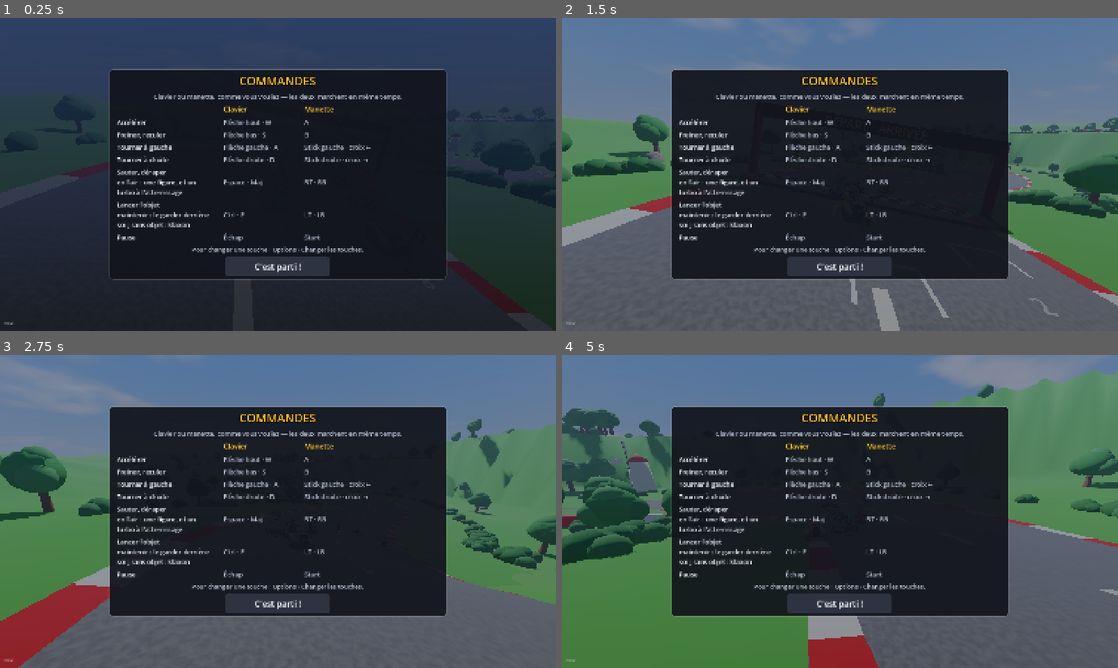
Above: before the commit, frames 1-4 (two rows, left to right).
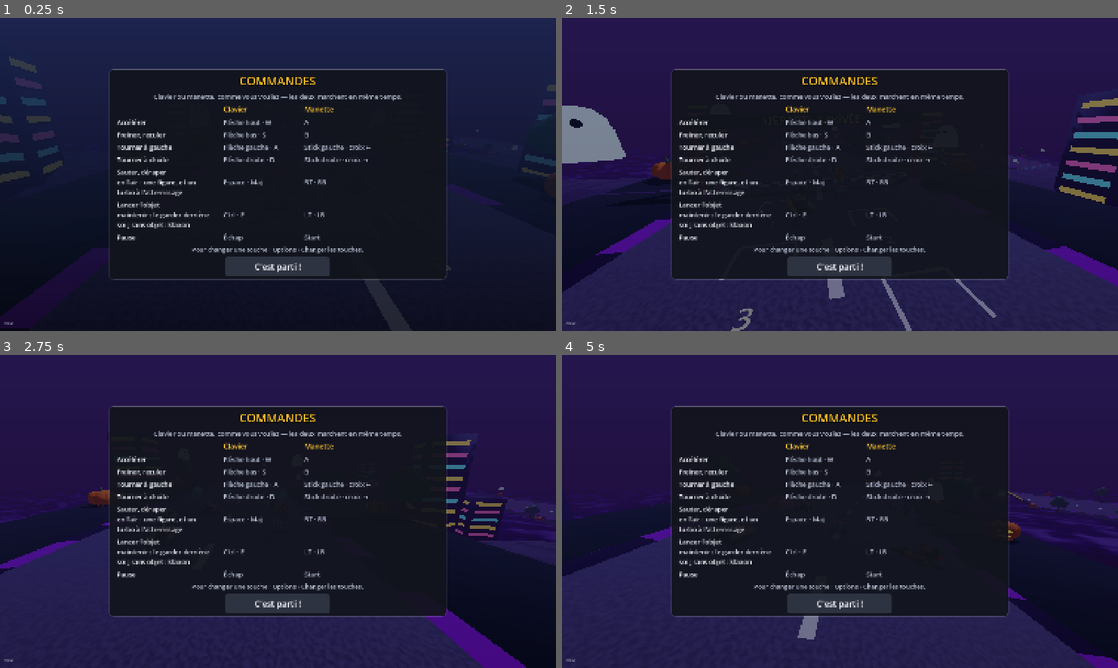
Above: after the commit, the same moments.

Repository: Ajustor/superKart
Game: Godot game, scene res://scenes/ui/main_menu.tscn
The game is run twice, just before and just after one commit, with the same random seed, the same clock (stepped at 60 frames per second) and the same inputs.
Inputs (mouse positions are in pixels of both pictures, inside the frame that each line leads up to):
- Up to frame 1 (0.25 s): no input
- Up to frame 2 (1.5 s): tap Enter at 0.5 s; move the mouse to (962, 158) at 0.52 s; hold Right (steer_right) 0.53-1.25 s; hold Space (drift) 0.53-1.25 s; click (962, 158) at 0.67 s; drag from (728, 190) to (812, 237) at 1.27 s
- Up to frame 3 (2.75 s): move the mouse to (333, 442) at 2.02 s; hold Right (steer_right) from 2.03 s (still down); hold Ctrl (use_item) from 2.03 s (still down)
- Up to frame 4 (5 s): release Right (steer_right) at 2.75 s; release Ctrl (use_item) at 2.75 s; drag from (812, 574) to (673, 464) at 2.77 s; move the mouse to (1006, 558) at 3.52 s; hold Left (steer_left) 3.53-4.25 s; tap Alt at 3.6 s; drag from (673, 464) to (756, 433) at 4.27 s

The runs differ from the first frame. In frame 1, 35% of the frame differs, in the area x 0-100%, y 0-100%; in frame 2, 59%; in frame 3, 60%; in frame 4, 60%.

Commit message:
Menu : la course de fond évite les circuits à portails
Chaque portail fait tourner une seconde caméra, en plus du menu : c'est la
piste la plus probable des plantages sur téléphone pendant qu'on choisit sa
course. La fiche d'un circuit dit maintenant s'il a des portails
(TrackInfo.portails), et la course de fond ne tire que parmi les autres. Un
essai vérifie que chaque fiche dit vrai.

Co-Authored-By: Claude Opus 5.5 <noreply@anthropic.com>
Claude-Session: https://claude.ai/code/session_01SoAtoqYHHpSBPNWk4dVZV2

Diff:
--- a/resources/tracks/escalier_info.tres
+++ b/resources/tracks/escalier_info.tres
@@ -9,3 +9,4 @@
 description = "Un jardin à la française, un portail, et l'on entre dans un rêve : une route qui monte en spirale autour …(224 unchanged characters)…
 chemin_scene = "res://scenes/tracks/escalier.tscn"
 tours = 2
+portails = true
--- a/resources/tracks/etoiles_info.tres
+++ b/resources/tracks/etoiles_info.tres
@@ -9,3 +9,4 @@
 description = "Une course d'une traite, de planète en planète. On quitte la base de lancement, on traverse un portail v …(215 unchanged characters)…
 chemin_scene = "res://scenes/tracks/etoiles.tscn"
 tours = 1
+portails = true
--- a/resources/tracks/labo_info.tres
+++ b/resources/tracks/labo_info.tres
@@ -9,3 +9,4 @@
 description = "Un laboratoire blanc et ses salles d'essai. Un portail bleu ouvre sur l'étage des épreuves : tapis roula …(189 unchanged characters)…
 chemin_scene = "res://scenes/tracks/labo.tscn"
 tours = 3
+portails = true
--- a/resources/tracks/lune_carnaval_info.tres
+++ b/resources/tracks/lune_carnaval_info.tres
@@ -9,3 +9,4 @@
 description = "Une course d'un seul tenant, sous une lune grimaçante qui tombe sur la ville. Le bourg de l'horloge et s …(206 unchanged characters)…
 chemin_scene = "res://scenes/tracks/lune_carnaval.tscn"
 tours = 1
+portails = true
--- a/resources/tracks/saisons_info.tres
+++ b/resources/tracks/saisons_info.tres
@@ -9,3 +9,4 @@
 description = "Un jardin où chaque portail change la saison : la prairie fleurie du printemps, une plage d'été et ses parasols, une colline rousse d'automne, puis la longue descente enneigée de l'hiver et son lac gelé. À travers chaque portail, la saison suivante attend déjà."
 chemin_scene = "res://scenes/tracks/saisons.tscn"
 tours = 3
+portails = true
--- a/resources/tracks/saut_temporel_info.tres
+++ b/resources/tracks/saut_temporel_info.tres
@@ -9,3 +9,4 @@
 description = "Trois époques en un tour : la grand-place d'une petite ville des années cinquante, où la foudre guette l …(225 unchanged characters)…
 chemin_scene = "res://scenes/tracks/saut_temporel.tscn"
 tours = 3
+portails = true
--- a/resources/tracks/terres_cubiques_info.tres
+++ b/resources/tracks/terres_cubiques_info.tres
@@ -9,3 +9,4 @@
 description = "Un monde fait de cubes. On quitte la prairie par un portail d'obsidienne qui reste ouvert, vers le monde …(259 unchanged characters)…
 chemin_scene = "res://scenes/tracks/terres_cubiques.tscn"
 tours = 2
+portails = true
--- a/scripts/race/track_info.gd
+++ b/scripts/race/track_info.gd
@@ -24,3 +24,7 @@
 			return null
 		return load(chemin_scene) as PackedScene
 @export_range(1, 9) var tours: int = 3
+## Le circuit a des portails (TrackPortail). La course derrière le menu les
+## évite : une seconde caméra par portail, c'est trop pour un téléphone qui
+## fait déjà tourner le menu.
+@export var portails: bool = false
--- a/scripts/ui/course_de_fond.gd
+++ b/scripts/ui/course_de_fond.gd
@@ -46,11 +46,23 @@
 	add_child(course)
 
 
+## Les circuits que la course de fond peut prendre : pas ceux à portails. Ils
+## font tourner une seconde caméra par portail en plus du menu, et le jeu
+## plantait sur téléphone pendant qu'on choisissait sa course.
+static func pistes_possibles() -> Array[TrackInfo]:
+	var liste: Array[TrackInfo] = []
+	for piste in TrackCatalog.PISTES:
+		if not piste.portails:
+			liste.append(piste)
+	return liste
+
+
 ## La course, prête à entrer dans l'arbre : sans interface ni son, sans
 ## décompte, et le kart du joueur confié lui aussi à l'IA.
 static func monter(rng: RandomNumberGenerator) -> Node:
 	var reglage := RaceSetup.new()
-	reglage.choisir_piste(TrackCatalog.PISTES[rng.randi_range(0, TrackCatalog.PISTES.size() - 1)])
+	var possibles := pistes_possibles()
+	reglage.choisir_piste(possibles[rng.randi_range(0, possibles.size() - 1)])
 	reglage.mode = RaceSetup.Mode.COURSE
 	reglage.tours = TOURS
 	reglage.couleur = rng.randi_range(0, ModeleKart.COULEURS.size() - 1)
--- a/tests/test_course_de_fond.gd
+++ b/tests/test_course_de_fond.gd
@@ -41,3 +41,16 @@
 	GameSettings.qualite = QualiteGraphique.Niveau.BASSE
 	assert_false(CourseDeFond.possible())
 	GameSettings.qualite = avant
+
+
+func test_la_course_de_fond_evite_les_circuits_a_portails() -> void:
+	var possibles := CourseDeFond.pistes_possibles()
+	assert_gt(possibles.size(), 5, "il reste de quoi varier")
+	for info in TrackCatalog.PISTES:
+		# La fiche dit vrai : la scène a des portails si et seulement si elle
+		# le déclare.
+		var piste: Track = info.scene.instantiate()
+		var a_des_portails := not piste.portails().is_empty()
+		piste.free()
+		assert_eq(info.portails, a_des_portails, "%s : la fiche dit si le circuit a des portails" % info.id)
+		assert_eq(possibles.has(info), not a_des_portails, "%s : en fond du menu seulement sans portail" % info.id)
